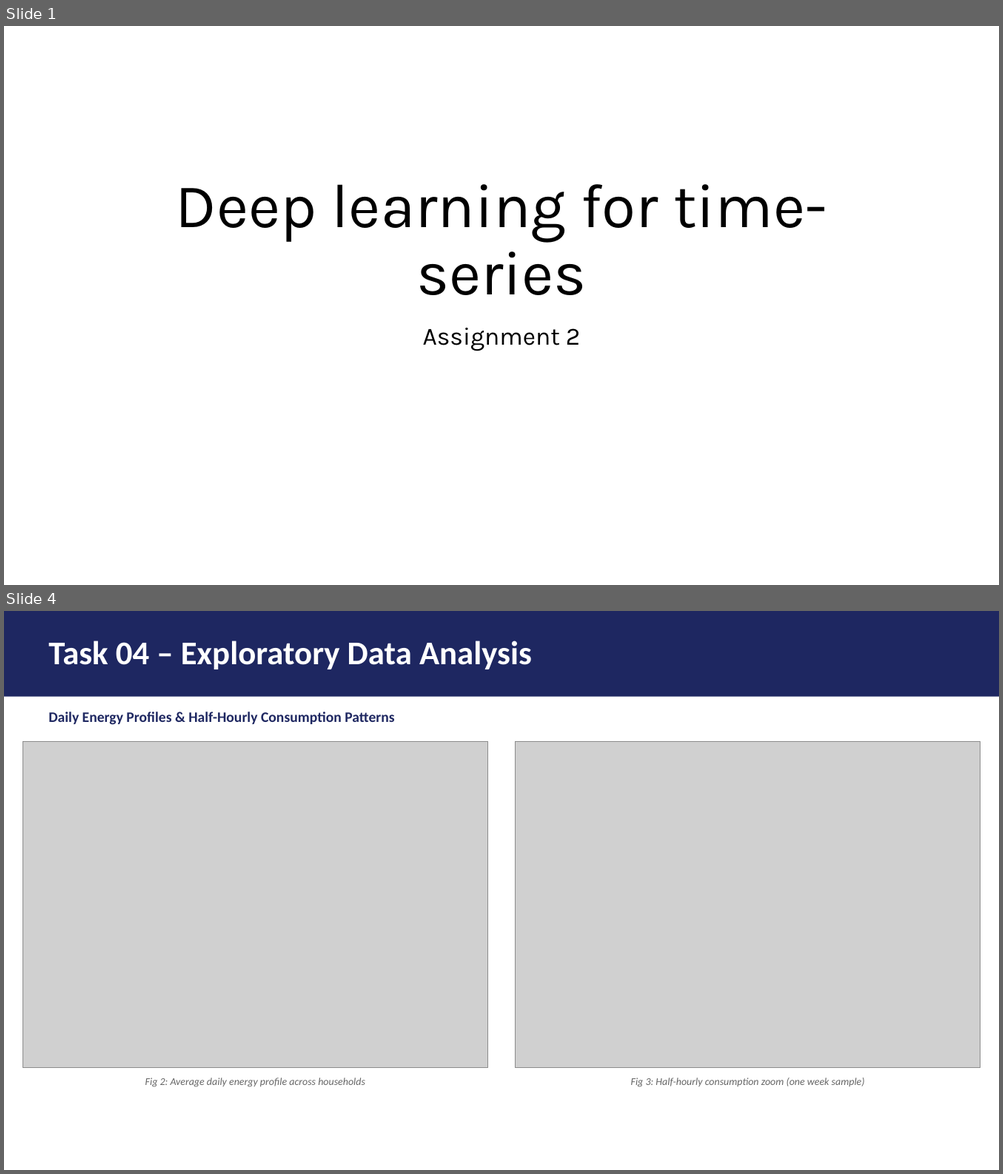
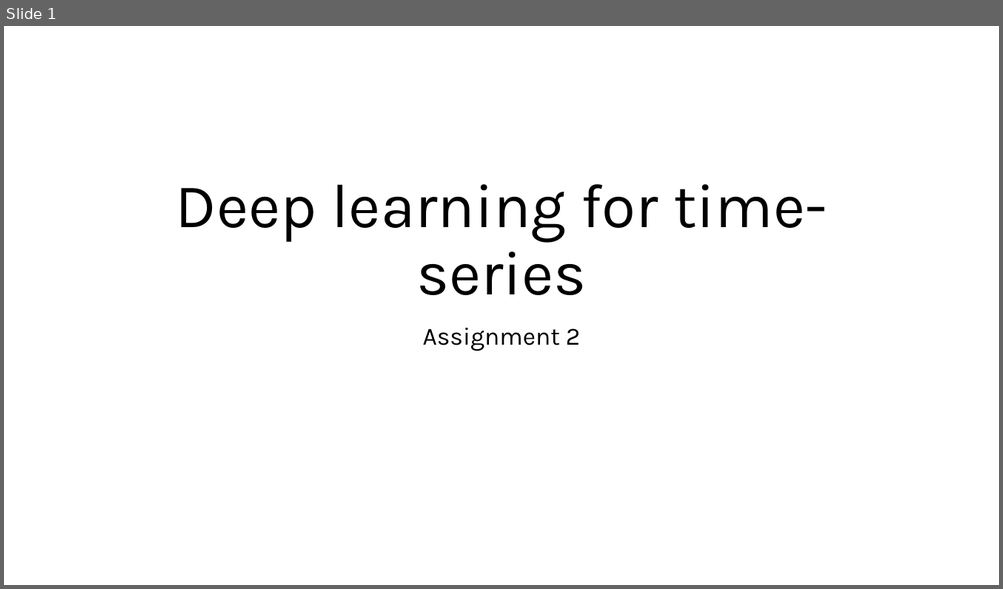
Before and after one commit to FVardi/PhD-Courses, a slide deck: Deep learning for time-series/Assignment 2/Presentation.pptx. Shown one above the other, each under a label of ours: slides 1 and 4 before the commit, slide 1 after it; the slides between them are not shown. The pictures are 1003x1174 and 1003x589 pixels, drawn with LibreOffice and Linux fonts; fonts in the diff are those of the drawing; grey boxes stand for pictures. Boxes give left, top, right and bottom in pixels: in the first picture for what was removed or moved away, otherwise in the second. Text is boxed around its words. In the diff, an @@ line names an element or a change of style, - is before the commit and + after.

```diff
--- a/Deep learning for time-series/Assignment 2/Presentation.pptx
+++ b/Deep learning for time-series/Assignment 2/Presentation.pptx
@@ slide 4 removed at (x1=4, y1=611, x2=999, y2=1170), background #FFFFFF @@
@@ rectangle removed at (x1=4, y1=611, x2=999, y2=697) @@
@@ title removed at (x1=48, y1=641, x2=532, y2=669) @@
-Task 04 – Exploratory Data Analysis
@@ text removed at (x1=48, y1=712, x2=394, y2=725) @@
-Daily Energy Profiles & Half-Hourly Consumption Patterns
@@ picture removed at (x1=22, y1=741, x2=487, y2=1068) @@
@@ picture removed at (x1=515, y1=741, x2=980, y2=1068) @@
@@ text removed at (x1=145, y1=1078, x2=365, y2=1088) @@
-Fig 2: Average daily energy profile across households
@@ text removed at (x1=631, y1=1078, x2=865, y2=1088) @@
-Fig 3: Half-hourly consumption zoom (one week sample)
```
Also in this commit, not shown: 2 slides changed, 7 slides added, 4 other slides removed, 15 other files.
